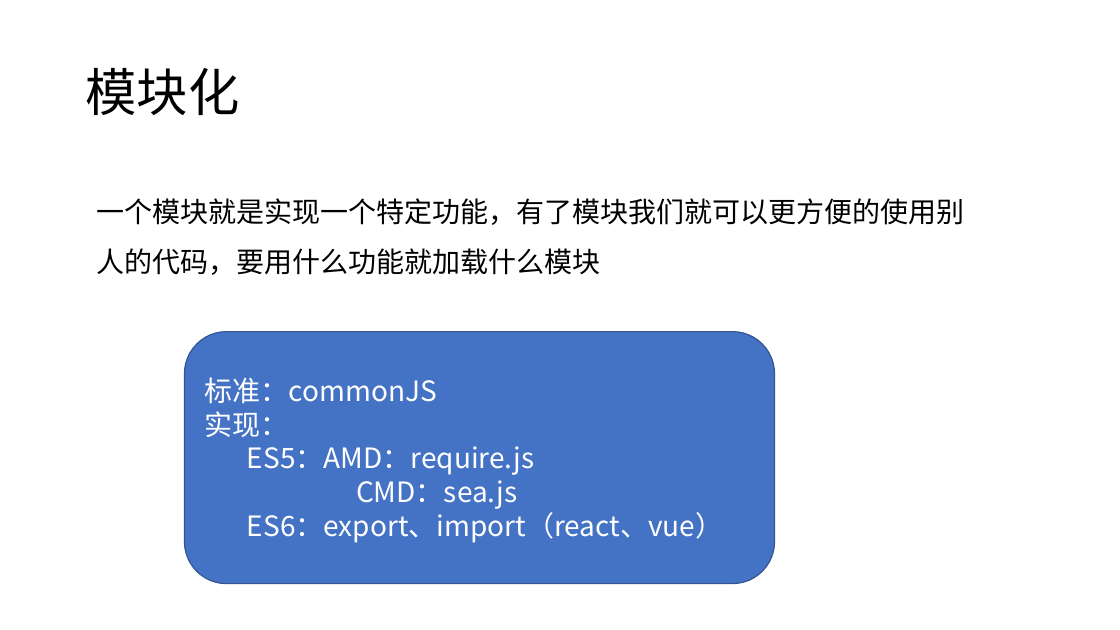
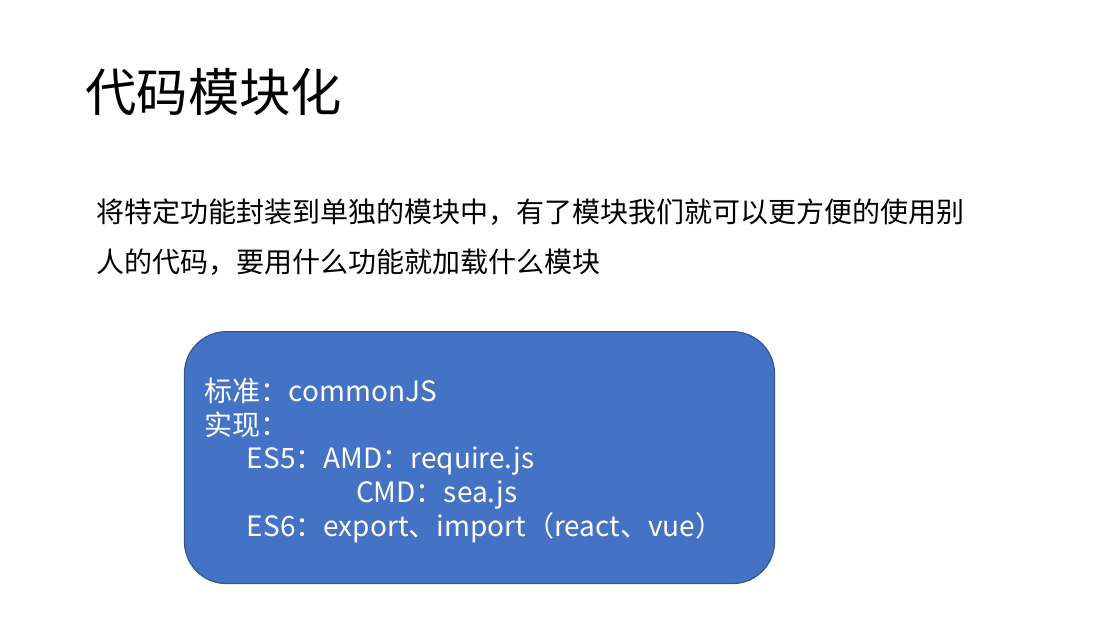
Before and after one commit to candisecandise/gitpractice, a slide deck: slide 14 of 前后端分离初探.pptx. Drawn at 1120x630 pixels with LibreOffice and Linux fonts; fonts in the diff are those of the drawing. Boxes give left, top, right and bottom in pixels: in the first picture for what was removed or moved away, otherwise in the second. Text is boxed around its words. In the diff, an @@ line names an element or a change of style, - is before the commit and + after.

```diff
--- a/前后端分离初探.pptx
+++ b/前后端分离初探.pptx
@@ title at (85,68,342,115): text changed @@
-模块化
+代码模块化
@@ text at (97,198,965,275): text changed @@
-一个模块就是实现一个特定功能，有了模块我们就可以更方便的使用别人的代码，要用什么功能就加载什么模块
+将特定功能封装到单独的模块中，有了模块我们就可以更方便的使用别人的代码，要用什么功能就加载什么模块
```
Also in this commit, not shown: 13 other slides changed.
